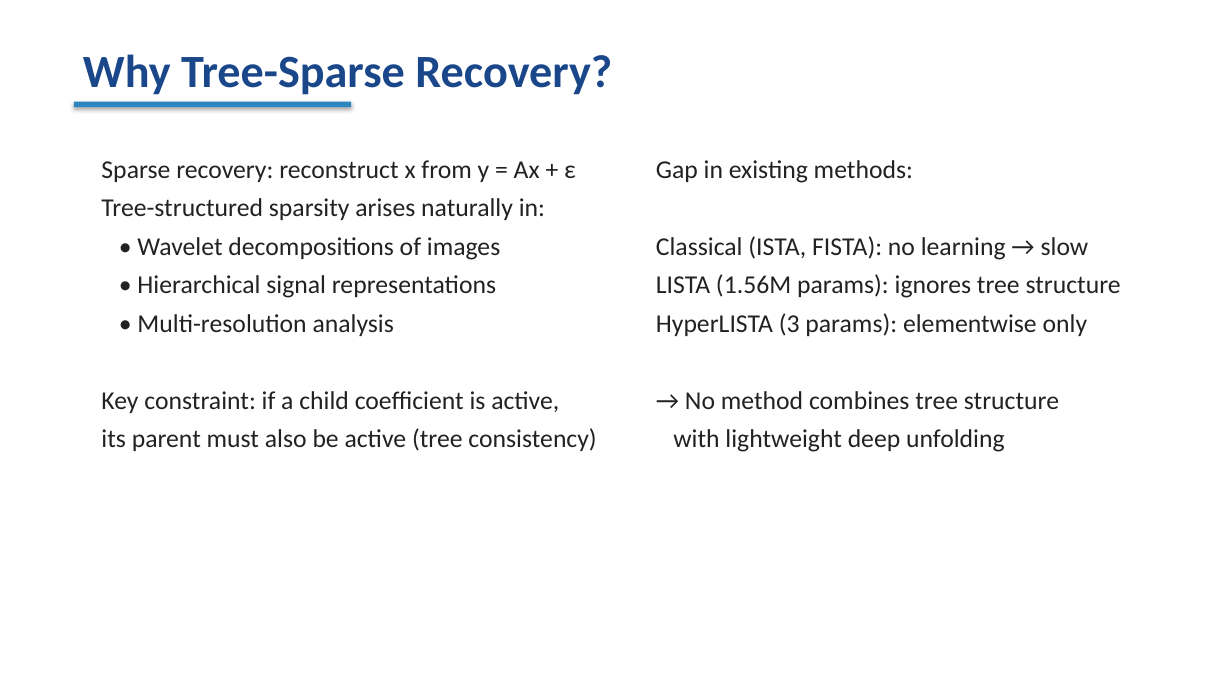
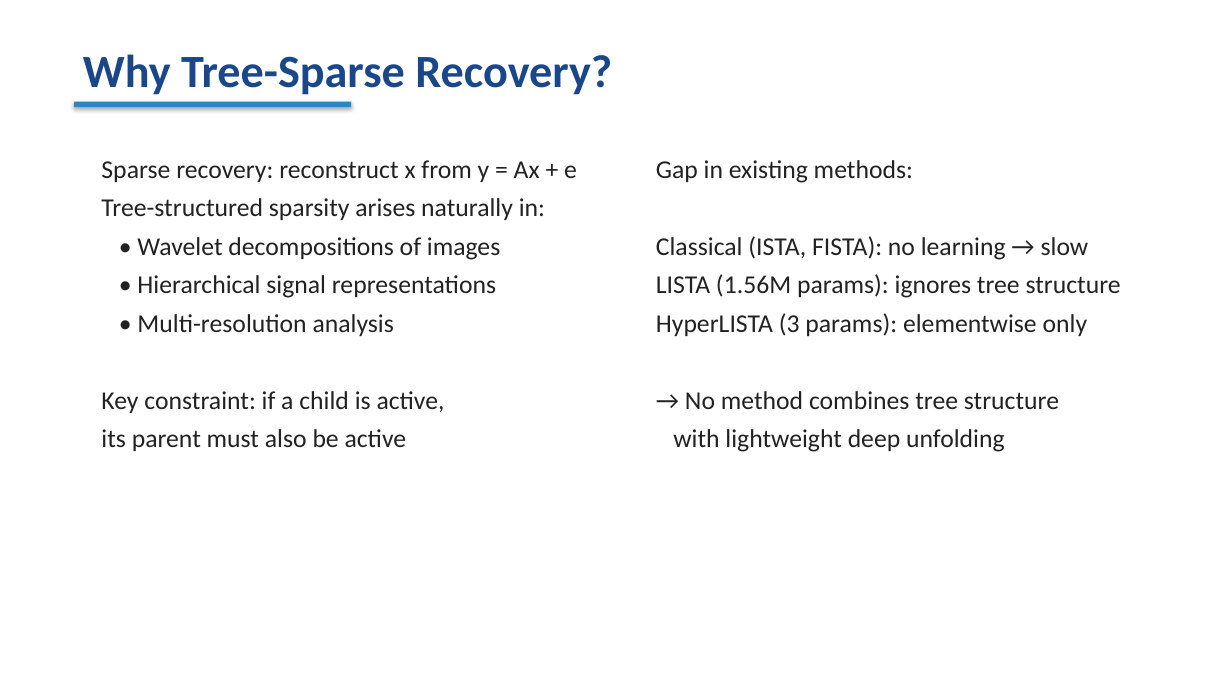
Before and after one commit to ALPHAGOD12/tree-hyperlista, a slide deck: slide 2 of paper/tree_hyperlista_slides.pptx. Drawn at 1232x693 pixels with LibreOffice and Linux fonts; fonts in the diff are those of the drawing. Boxes give left, top, right and bottom in pixels: in the first picture for what was removed or moved away, otherwise in the second. Text is boxed around its words. In the diff, an @@ line names an element or a change of style, - is before the commit and + after.

```diff
--- a/paper/tree_hyperlista_slides.pptx
+++ b/paper/tree_hyperlista_slides.pptx
@@ text at bbox=[101, 160, 577, 182]: text changed @@
-Sparse recovery: reconstruct x from y = Ax + ε
+Sparse recovery: reconstruct x from y = Ax + e
@@ text at bbox=[101, 391, 445, 451]: text changed @@
-Key constraint: if a child coefficient is active,
-its parent must also be active (tree consistency)
+Key constraint: if a child is active,
+its parent must also be active
```
Also in this commit, not shown: 9 other slides changed, 5 slides added, 3 other files.
